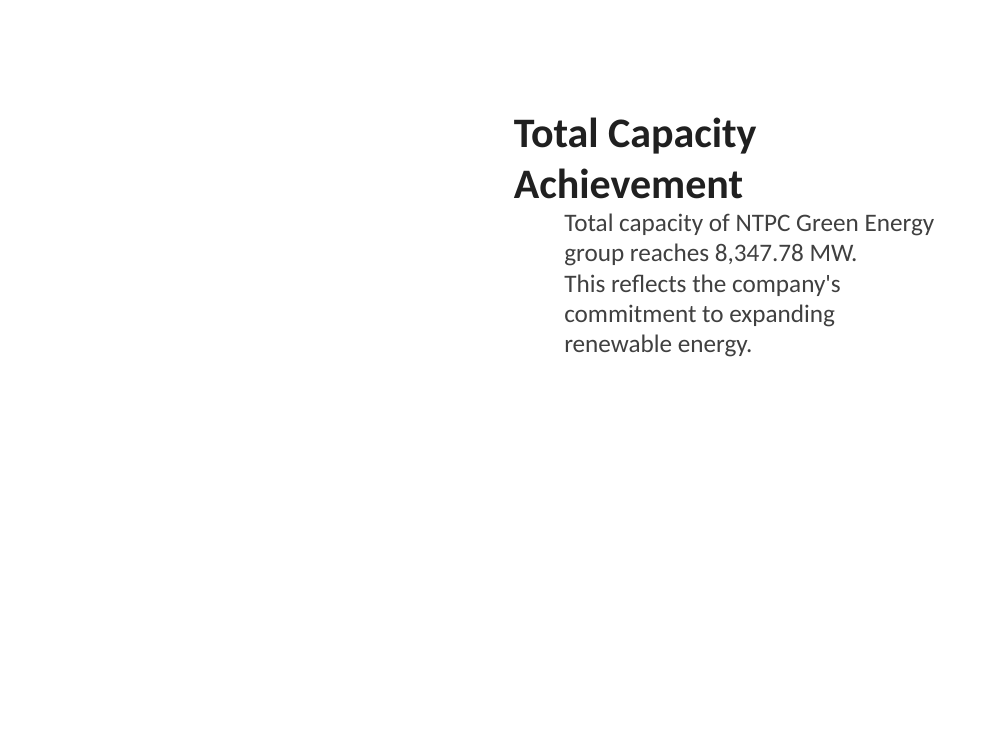
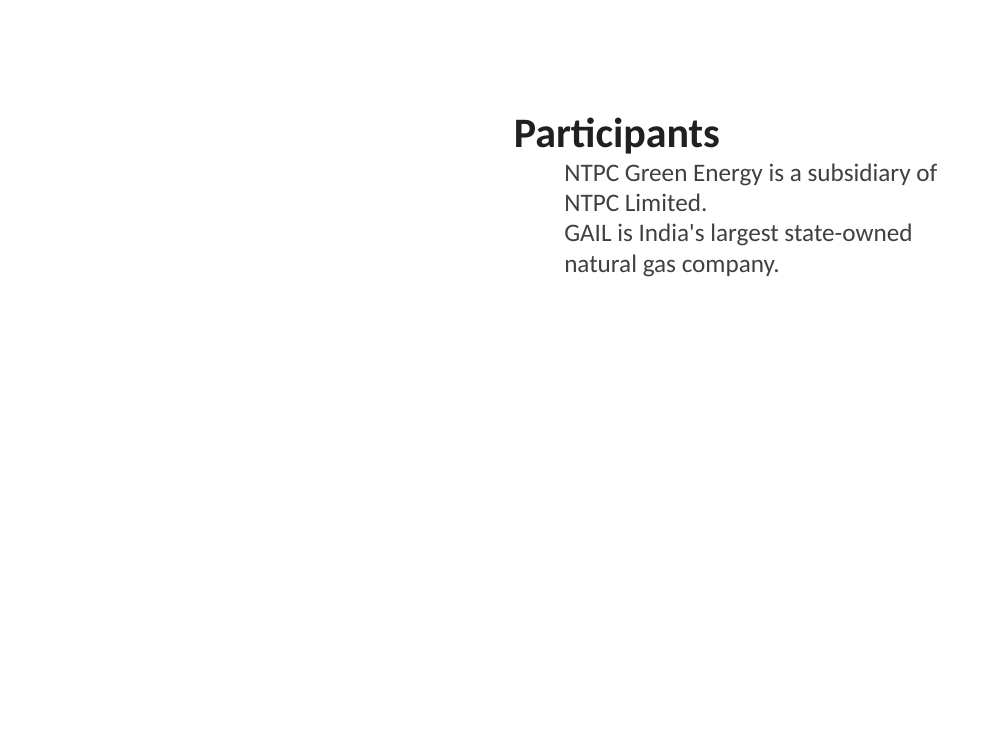
Before and after one commit to gauravsiemens1988/Linkedin-AI-Agent_Personal, a slide deck: slide 2 of drafts/linkedin_carousel.pptx. Drawn at 1008x756 pixels with LibreOffice and Linux fonts; fonts in the diff are those of the drawing. Boxes give left, top, right and bottom in pixels: in the first picture for what was removed or moved away, otherwise in the second. Text is boxed around its words. In the diff, an @@ line names an element or a change of style, - is before the commit and + after.

```diff
--- a/drafts/linkedin_carousel.pptx
+++ b/drafts/linkedin_carousel.pptx
@@ text at bbox=[514, 117, 937, 277]: text changed @@
-Total Capacity Achievement
-  Total capacity of NTPC Green Energy group reaches 8,347.78 MW.
-  This reflects the company's commitment to expanding renewable energy.
+Participants
+  NTPC Green Energy is a subsidiary of NTPC Limited.
+  GAIL is India's largest state-owned natural gas company.
```
Also in this commit, not shown: 3 other slides changed, 2 slides added, 2 slides removed, 1 other file.
